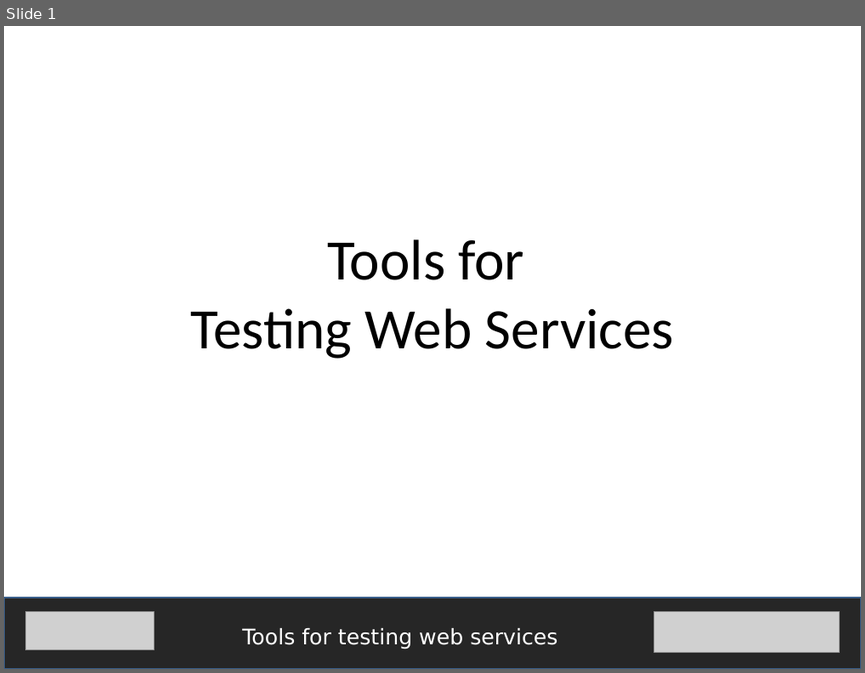
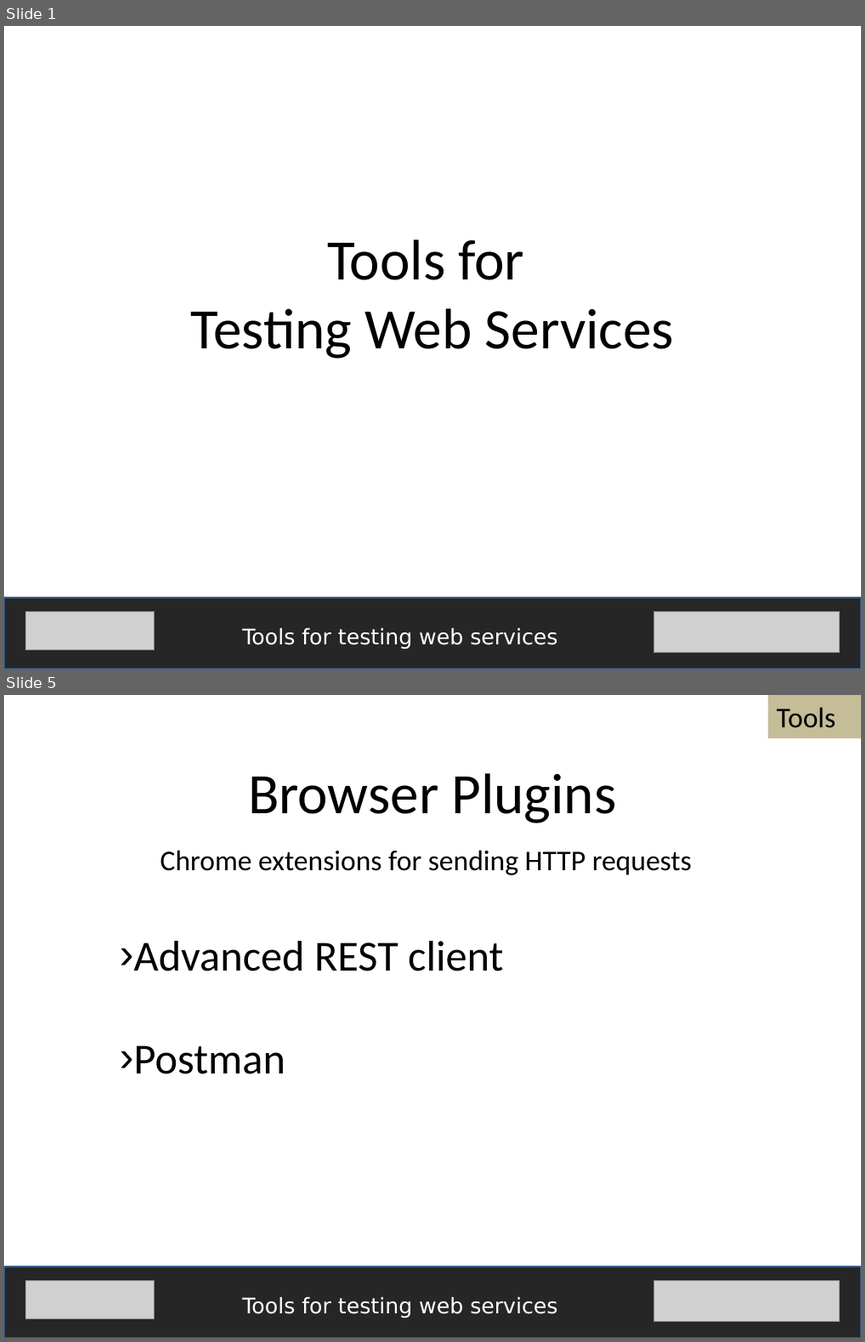
Before and after one commit to fijiaaron/testing-web-apps-and-services, a slide deck: presentations/Tools for testing web services.pptx. Shown one above the other, each under a label of ours: slide 1 before the commit, slides 1 and 5 after it; the slides between them are not shown. The pictures are 865x673 and 865x1342 pixels, drawn with LibreOffice and Linux fonts; fonts in the diff are those of the drawing; grey boxes stand for pictures. Boxes give left, top, right and bottom in pixels: in the first picture for what was removed or moved away, otherwise in the second. Text is boxed around its words. In the diff, an @@ line names an element or a change of style, - is before the commit and + after.

Commit message:
Web services explained and Tools for testing web services presentations are done

```diff
--- a/presentations/Tools for testing web services.pptx
+++ b/presentations/Tools for testing web services.pptx
@@ slide 5 added at [4, 695, 861, 1338], background #FFFFFF @@
@@ rectangle added at [768, 695, 861, 737], fill #C4BD97, 24 pt, text #000000 @@
+Tools
@@ text added at [248, 773, 617, 823], 48 pt, text #000000 @@
+Browser Plugins
@@ text added at [134, 850, 692, 1074], 24 pt, text #000000 @@
+Chrome extensions for sending HTTP requests
+› Advanced REST client
+› Postman
@@ rectangle added at [4, 1266, 861, 1338], fill #262626, outline #3A5F8C 2 pt @@
@@ picture added at [25, 1280, 154, 1319] @@
@@ picture added at [653, 1280, 840, 1321] @@
@@ text added at [242, 1297, 557, 1318], 18 pt, text #FFFFFF @@
+Tools for testing web services
```
Also in this commit, not shown: 2 slides changed, 5 other slides added, 6 other files.
